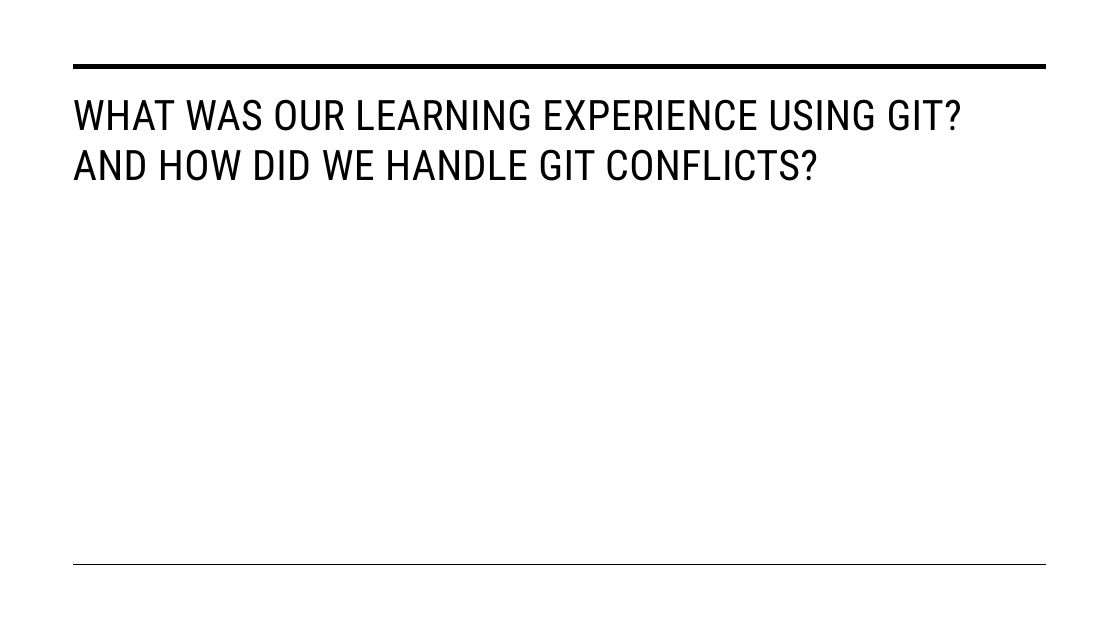
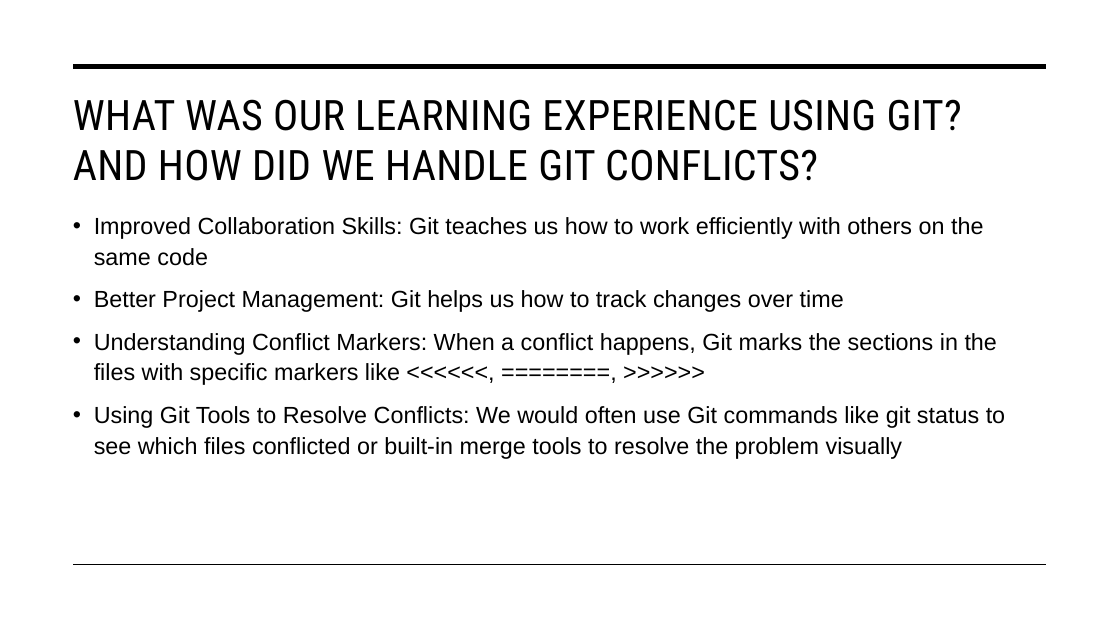
Before and after one commit to Shehryyy/AppDev2Project, a slide deck: slide 12 of Grocery List Final.pptx (slide 10 before the commit). Drawn at 1120x630 pixels with LibreOffice and Linux fonts; fonts in the diff are those of the drawing. Boxes give left, top, right and bottom in pixels: in the first picture for what was removed or moved away, otherwise in the second. Text is boxed around its words. In the diff, an @@ line names an element or a change of style, - is before the commit and + after.

```diff
--- a/Grocery List Final.pptx
+++ b/Grocery List Final.pptx
@@ text added at box(94, 217, 1005, 459), 20 pt, text #000000 @@
+• Improved Collaboration Skills: Git teaches us how to work efficiently with others on the same code
+• Better Project Management: Git helps us how to track changes over time
+• Understanding Conflict Markers: When a conflict happens, Git marks the sections in the files with specific markers like <<<<<<, ========, >>>>>>
+• Using Git Tools to Resolve Conflicts: We would often use Git commands like git status to see which files conflicted or built-in merge tools to resolve the problem visually
```
Also in this commit, not shown: 1 other slide changed, 2 slides added.
